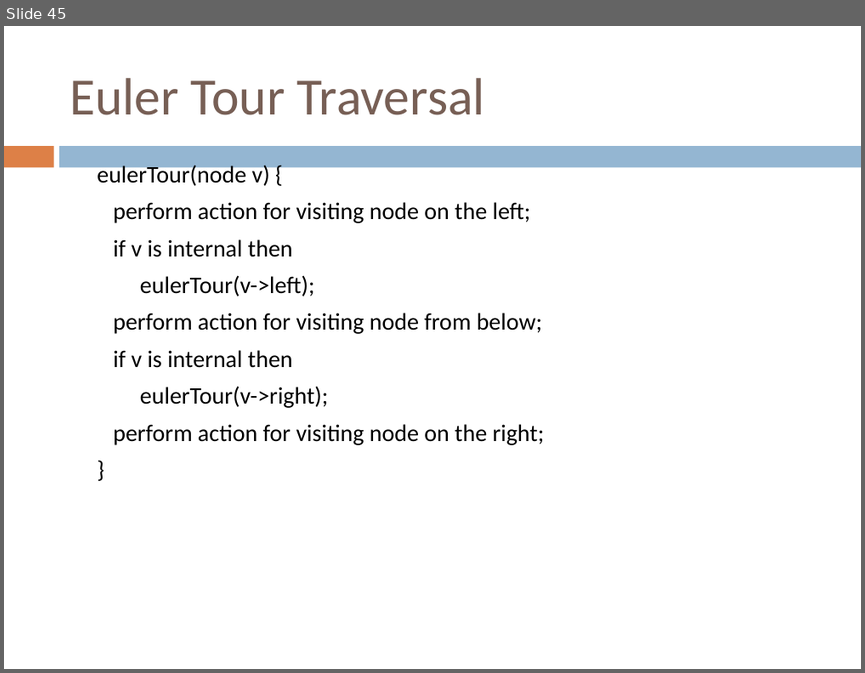
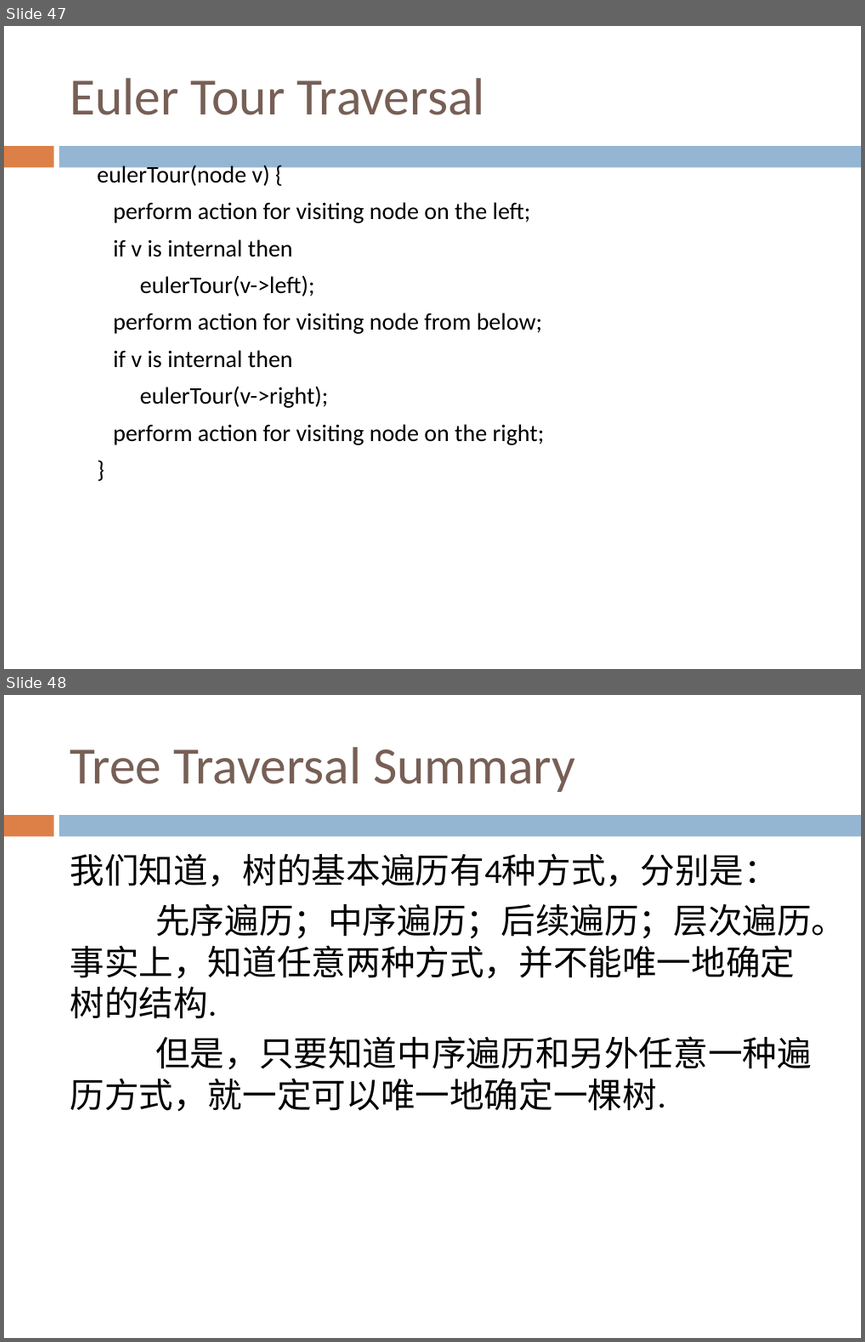
Before and after one commit to sundyCoder/CSK, a slide deck: 3@CSDS/PPT/4@tree.pptx. Shown one above the other, each under a label of ours: slide 45 before the commit, slides 47 and 48 after it. The pictures are 865x673 and 865x1342 pixels, drawn with LibreOffice and Linux fonts; fonts in the diff are those of the drawing. Boxes give left, top, right and bottom in pixels: in the first picture for what was removed or moved away, otherwise in the second. Text is boxed around its words. In the diff, an @@ line names an element or a change of style, - is before the commit and + after.

```diff
--- a/3@CSDS/PPT/4@tree.pptx
+++ b/3@CSDS/PPT/4@tree.pptx
@@ slide 48 added at <box>4,695,861,1338</box>, background #FFFFFF; not listed: 2 template elements that a slide beside it also shows @@
@@ title added at <box>69,747,575,792</box>, 44 pt, text #775F55 @@
+Tree Traversal Summary
@@ text added at <box>69,853,846,1111</box>, 29 pt, text #000000 @@
+我们知道，树的基本遍历有4种方式，分别是：
+先序遍历；中序遍历；后续遍历；层次遍历。事实上，知道任意两种方式，并不能唯一地确定树的结构.
+但是，只要知道中序遍历和另外任意一种遍历方式，就一定可以唯一地确定一棵树.
@@ what was slide 45 is now slide 47 @@
```
Also in this commit, not shown: 7 slides changed, 26 other slides added, 9 other files.
